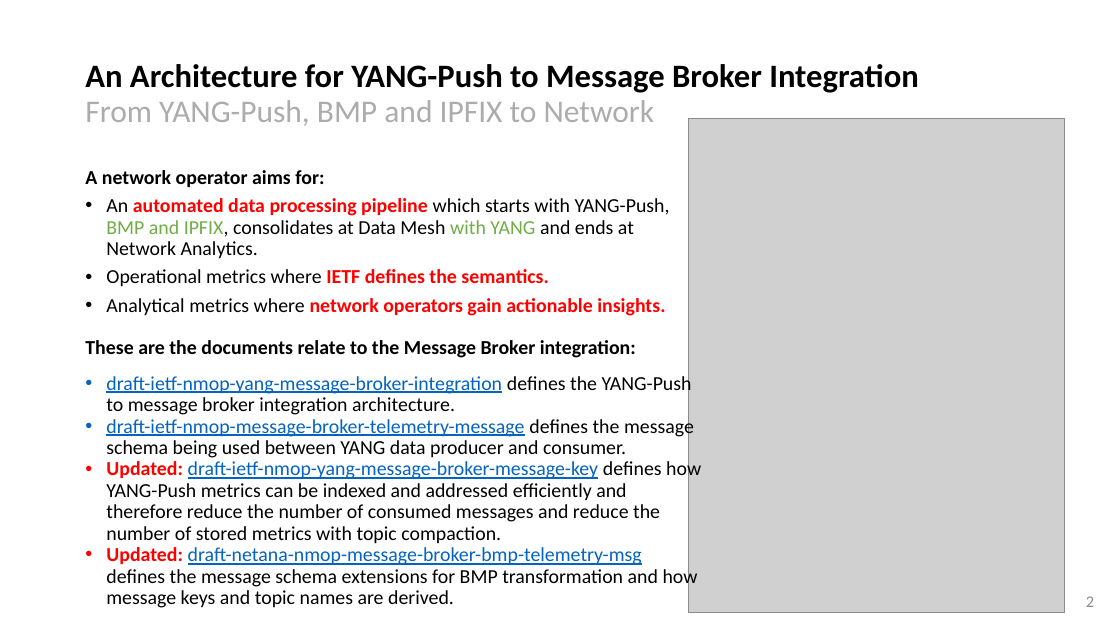
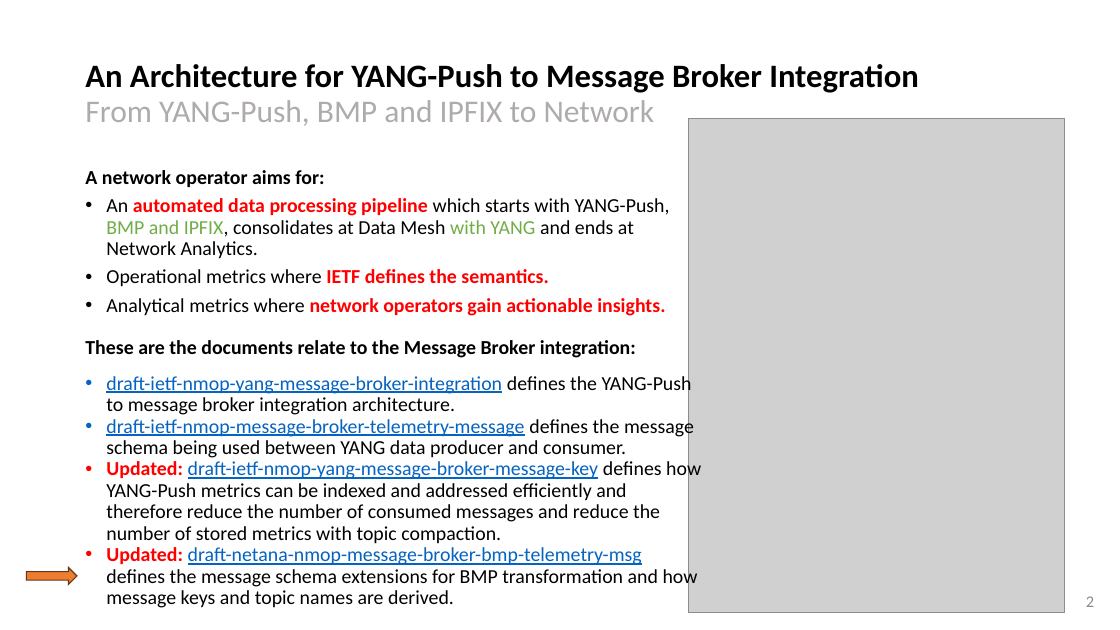
Before and after one commit to network-analytics/ietf-network-analytics-document-status, a slide deck: slide 2 of 126/NMOP/draft-netana-nmop-message-broker-bmp-telemetry-msg-03.pptx. Drawn at 1120x630 pixels with LibreOffice and Linux fonts; fonts in the diff are those of the drawing; grey boxes stand for pictures. Boxes give left, top, right and bottom in pixels: in the first picture for what was removed or moved away, otherwise in the second. Text is boxed around its words. In the diff, an @@ line names an element or a change of style, - is before the commit and + after.

```diff
--- a/126/NMOP/draft-netana-nmop-message-broker-bmp-telemetry-msg-03.pptx
+++ b/126/NMOP/draft-netana-nmop-message-broker-bmp-telemetry-msg-03.pptx
@@ right arrow added at bbox=[26, 568, 76, 585], fill #ED7D31, outline #683715 1 pt @@
```
Also in this commit, not shown: 7 other slides changed, 3 slides added, 1 slide removed, 1 other file.
